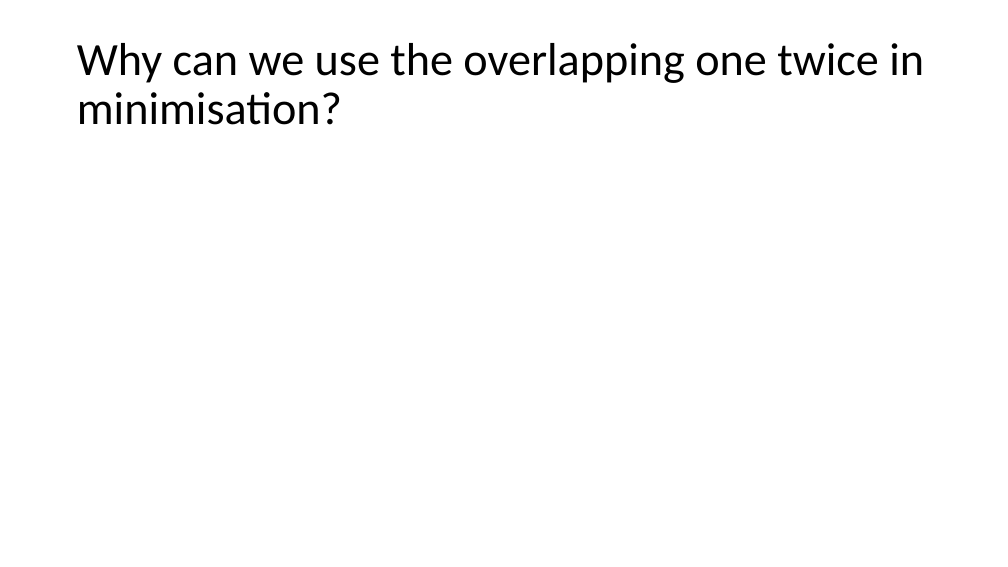
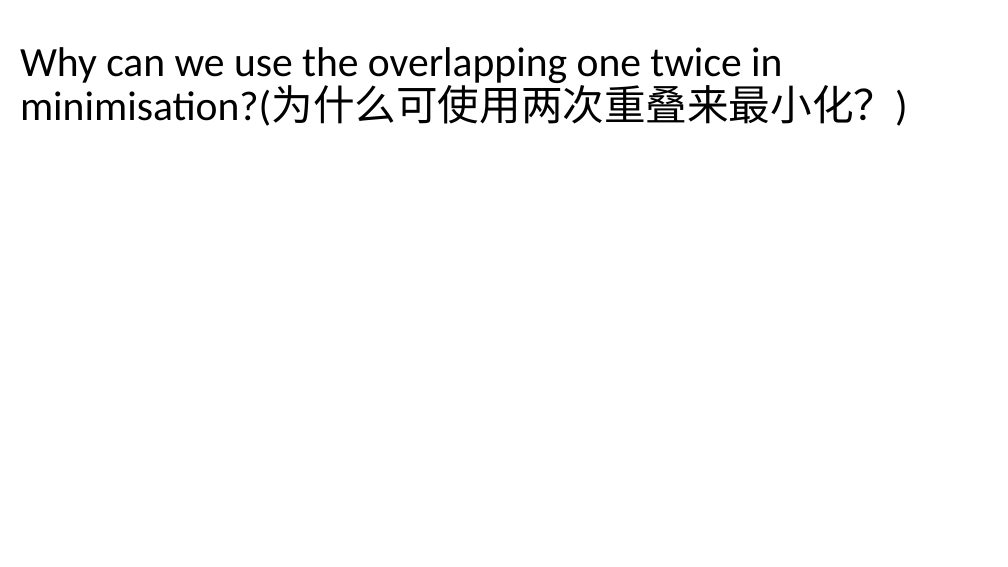
Before and after one commit to vcboy1/Leeds, a slide deck: slide 20 of 26fall/1860/Lecture/Week1.4/Lecture 1.4.2.pptx (slide 21 before the commit). Drawn at 1008x567 pixels with LibreOffice and Linux fonts; fonts in the diff are those of the drawing; grey boxes stand for pictures; background and template pictures are left out. Boxes give left, top, right and bottom in pixels: in the first picture for what was removed or moved away, otherwise in the second. Text is boxed around its words. In the diff, an @@ line names an element or a change of style, - is before the commit and + after.

```diff
--- a/26fall/1860/Lecture/Week1.4/Lecture 1.4.2.pptx
+++ b/26fall/1860/Lecture/Week1.4/Lecture 1.4.2.pptx
@@ title at [20,47,908,126]: text changed; size 44 to 39.6 pt @@
-Why can we use the overlapping one twice in minimisation?
+Why can we use the overlapping one twice in minimisation?(为什么可使用两次重叠来最小化？)
```
Also in this commit, not shown: 7 other slides changed, 1 slide removed, 3 other files.
